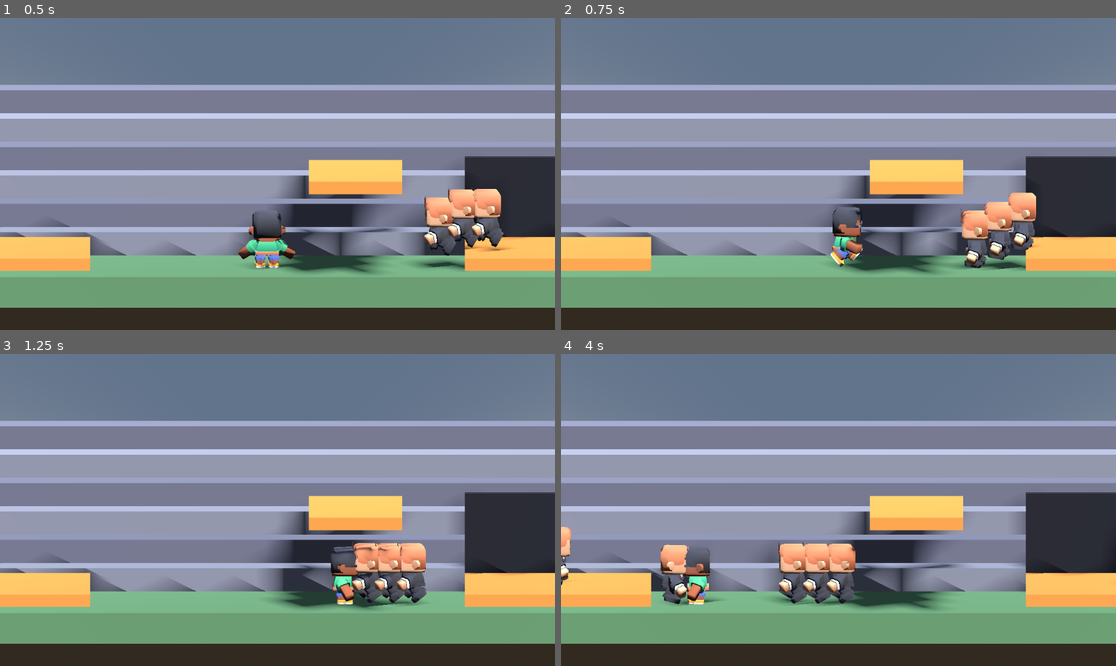
Above: before the commit, frames 1-4 (two rows, left to right).
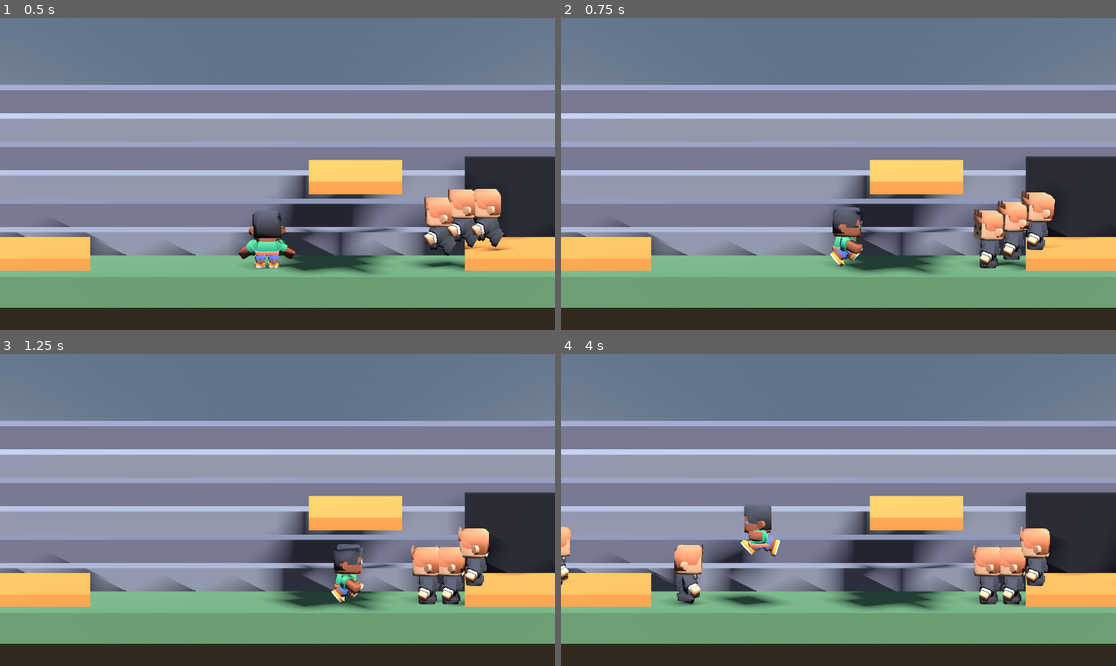
Above: after the commit, the same moments.

Repository: allan-gomez-creator/Barrasbalas
Game: Godot game, scene res://main.tscn
Same seed, same stepped clock (60 frames per second), same inputs: the game is played once before the commit and once after it.
Inputs (mouse positions are in pixels of both pictures, inside the frame that each line leads up to):
- Up to frame 1 (0.5 s): no input
- Up to frame 2 (0.75 s): tap Enter at 0.5 s; move the mouse to (960, 158) at 0.52 s; hold D (move_right) from 0.53 s (still down); right-click (960, 158) at 0.6 s
- Up to frame 3 (1.25 s): keep holding D (move_right); tap Space (saltar) at 0.77 s; tap K at 0.8 s
- Up to frame 4 (4 s): move the mouse to (727, 525) at 1.27 s; release D (move_right) at 1.28 s; hold A (move_left) 1.28-2.03 s; tap K at 1.35, 2.3, 3.8 s; tap Space (saltar) at 1.52, 3.02, 3.77 s; right-click (727, 525) at 1.55 s; move the mouse to (894, 441) at 2.02 s; hold D (move_right) 2.03-2.78 s; right-click (894, 441) at 2.1 s; move the mouse to (810, 572) at 2.77 s; hold W (move_up) 2.78-3.53 s; click (810, 572) at 2.85 s; right-click (810, 572) at 3.05 s; move the mouse to (1005, 556) at 3.52 s; hold A (move_left) from 3.53 s (still down); tap Shift (esquivar) at 3.6 s

Frame 1 is identical in both runs. In frame 2, 3.1% of the frame differs, in the area x 68-90%, y 55-81%; in frame 3, 4.8%; in frame 4, 8.5%, in the area x 17-89%, y 48-82%.

Commit message:
Avance 2 - tacleador completo

Diff:
--- a/tacleador.gd
+++ b/tacleador.gd
@@ -1,6 +1,6 @@
 extends CharacterBody3D
 
-enum Estado { PATRULLA, PERSEGUIR }
+enum Estado { PATRULLA, PERSEGUIR, AVISO, LANZAR, CIEGO }
 
 @export var objetivo: Node3D
 @export var rapidez = 3.2
@@ -10,10 +10,21 @@
 @export var persigue_siempre = false
 @export var puntos: Array[Vector3] = [
 	Vector3(5.5, 0, 0), Vector3(2.5, 0, 0)]
+@export var vida = 2
+
+@export_group("Tacleo")
+@export var radio_tacleo = 1.5       # a esta distancia se prepara para taclear
+@export var tiempo_aviso = 0.5       # s agachado antes de lanzarse: el aviso
+@export var rapidez_lanzar = 8.0     # m/s durante el lanzamiento
+@export var tiempo_lanzar = 0.4      # s que dura el lanzamiento
+@export var danio = 1
+
 @onready var anim = $Modelo/AnimationPlayer
 
 var estado = Estado.PATRULLA
 var punto = 0
+var reloj = 0.0
+var lado = 1.0   # hacia dónde se lanza: 1 = derecha, -1 = izquierda
 
 
 func _ready():
@@ -28,24 +39,91 @@
 
 func _physics_process(delta):
 	velocity += get_gravity() * delta
-	if objetivo == null:
+	reloj = maxf(reloj - delta, 0.0)
+	if objetivo == null or not is_instance_valid(objetivo):
+		frenar()
+		move_and_slide()
+		return
+		# Si el árbitro ya perdió, la barra celebra y deja de taclear.
+	if objetivo.get("muerto"):
+		frenar()
+		anim.play("emote-yes")
 		move_and_slide()
 		return
 	var distancia = global_position.distance_to(objetivo.global_position)
 	match estado:
 		Estado.PATRULLA:
 			if distancia < radio_ver:
-				estado = Estado.PERSEGUIR
-				print("lo vio a ", snappedf(distancia, 0.01), " m")
+				cambiar_a(Estado.PERSEGUIR)
+				print(name, " lo vio a ", snappedf(distancia, 0.01), " m")
 			ir_a(puntos[punto])
 			if global_position.distance_to(puntos[punto]) < 0.3:
 				punto = (punto + 1) % puntos.size()
 		Estado.PERSEGUIR:
 			if distancia > radio_perder and not persigue_siempre:
-				estado = Estado.PATRULLA
-				print("lo perdió a ", snappedf(distancia, 0.01), " m")
-			ir_a(objetivo.global_position)
+				cambiar_a(Estado.PATRULLA)
+				print(name, " lo perdió a ", snappedf(distancia, 0.01), " m")
+			elif distancia < radio_tacleo:
+				cambiar_a(Estado.AVISO)
+			else:
+				ir_a(objetivo.global_position)
+		Estado.AVISO:
+			# Quieto y agachado: es el tiempo que tiene el árbitro para reaccionar.
+			frenar()
+			anim.play("crouch")
+			if reloj <= 0.001:
+				cambiar_a(Estado.LANZAR)
+		Estado.LANZAR:
+			velocity.x = lado * rapidez_lanzar
+			velocity.z = 0.0
+			anim.play("sprint")
+			if distancia < 1.0 and puede_golpear():
+				golpear()
+				return
+			if reloj <= 0.001:
+				print(name, " falló el tacleo")
+				cambiar_a(Estado.PERSEGUIR)
+		Estado.CIEGO:
+			frenar()
+			anim.play("emote-no")
+			if reloj <= 0.001:
+				cambiar_a(Estado.PERSEGUIR if persigue_siempre else Estado.PATRULLA)
 	move_and_slide()
+
+
+func cambiar_a(nuevo):
+	estado = nuevo
+	match estado:
+		Estado.AVISO:
+			reloj = tiempo_aviso
+			print(name, " se prepara para taclear")
+		Estado.LANZAR:
+			reloj = tiempo_lanzar
+			# Se lanza hacia donde está el árbitro EN ESTE MOMENTO.
+			lado = 1.0 if objetivo.global_position.x >= global_position.x else -1.0
+			basis = Basis.looking_at(Vector3(lado, 0, 0))
+
+
+# El árbitro no recibe daño si está esquivando o parpadeando:
+# en ese caso el tacleador sigue de largo.
+func puede_golpear():
+	if objetivo.get("esquivando") or objetivo.get("invulnerable") or objetivo.get("muerto"):
+		return false
+	return objetivo.has_method("recibir_danio")
+
+
+func golpear():
+	print(name, " tacleó al árbitro")
+	objetivo.recibir_danio(danio)
+	remove_from_group("barristas")   # para que las oleadas no lo cuenten
+	queue_free()
+
+
+# La llama el aerosol del árbitro.
+func cegar(segundos):
+	cambiar_a(Estado.CIEGO)
+	reloj = segundos
+	print(name, " cegado ", segundos, " s")
 
 
 func ir_a(p):
@@ -60,12 +138,15 @@
 	anim.play("walk")
 
 
-@export var vida = 2
+func frenar():
+	velocity.x = 0.0
+	velocity.z = 0.0
 
 
-func recibir_golpe(danio):
-	vida -= danio
+func recibir_golpe(danio_recibido):
+	vida -= danio_recibido
 	print(name, ": vida ", vida)
 	if vida <= 0:
 		print(name, " expulsado")
+		remove_from_group("barristas")
 		queue_free()
